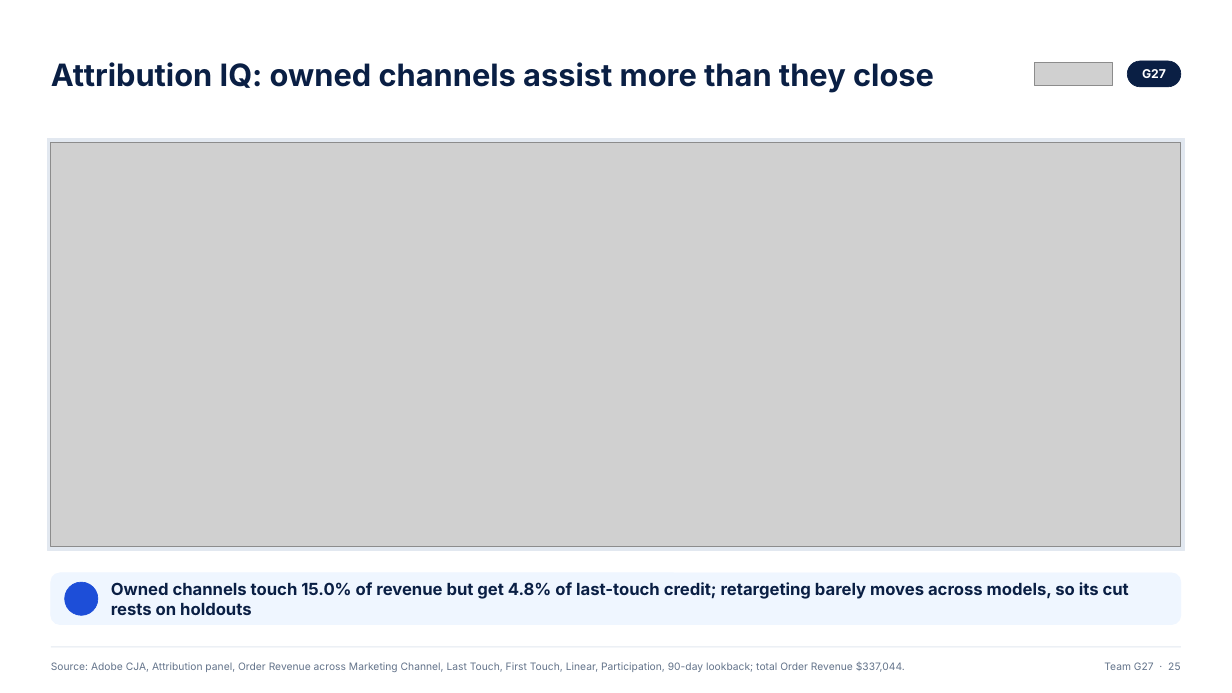
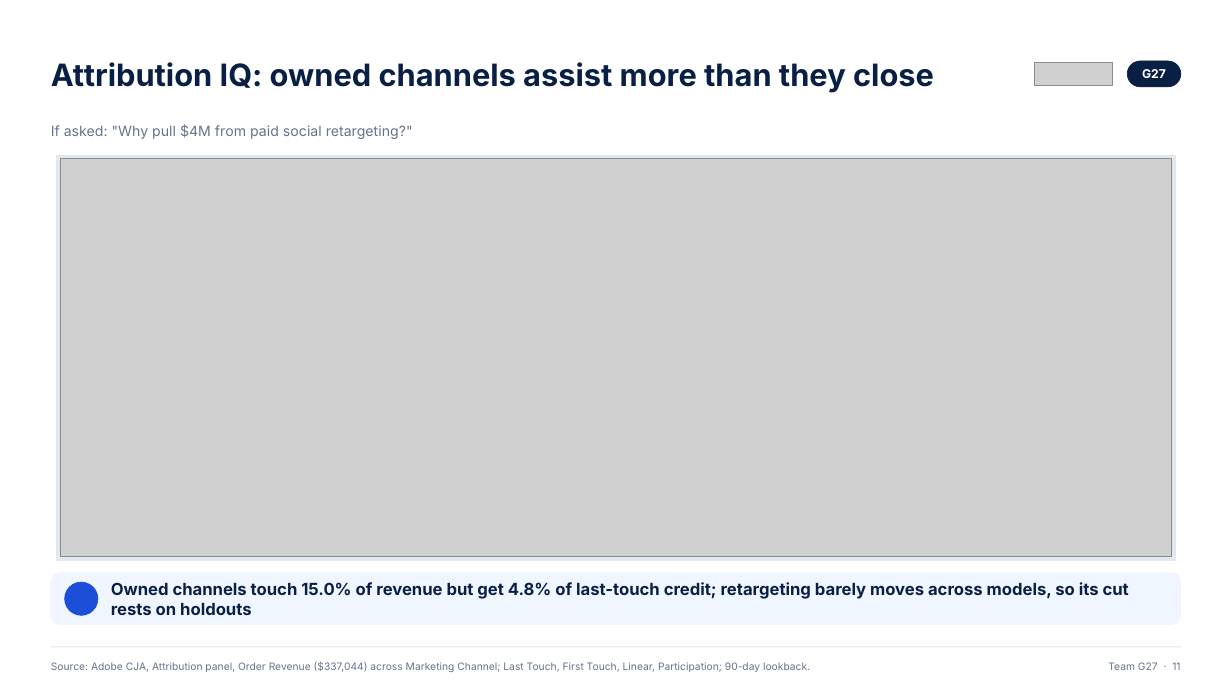
Before and after one commit to ANNYM25/Quince, a slide deck: slide 11 of deck/Team G27.pptx (slide 25 before the commit). Drawn at 1232x693 pixels with LibreOffice and Linux fonts; fonts in the diff are those of the drawing; grey boxes stand for pictures; background and template pictures are left out. Boxes give left, top, right and bottom in pixels: in the first picture for what was removed or moved away, otherwise in the second. Text is boxed around its words. In the diff, an @@ line names an element or a change of style, - is before the commit and + after.

```diff
--- a/deck/Team G27.pptx
+++ b/deck/Team G27.pptx
@@ text added at box(51, 124, 413, 139), 11 pt, text #64748B @@
+If asked: "Why pull $4M from paid social retargeting?"
@@ rectangle: place and size @@
-rectangle at box(47, 139, 1185, 550)
+rectangle at box(56, 155, 1175, 560)
@@ picture: place and size @@
-picture at box(51, 142, 1181, 546)
+picture at box(60, 159, 1171, 556)
@@ text at box(51, 661, 810, 672): text changed @@
-Source: Adobe CJA, Attribution panel, Order Revenue across Marketing Channel, Last Touch, First Touch, Linear, Participation, 90-day lookback; total Order Revenue $337,044.
+Source: Adobe CJA, Attribution panel, Order Revenue ($337,044) across Marketing Channel; Last Touch, First Touch, Linear, Participation; 90-day lookback.
@@ text at box(1108, 662, 1180, 670): text changed @@
-Team G27 · 25
+Team G27 · 11
```
Also in this commit, not shown: 21 other slides changed, 4 slides added, 7 slides removed, 3 other files.
